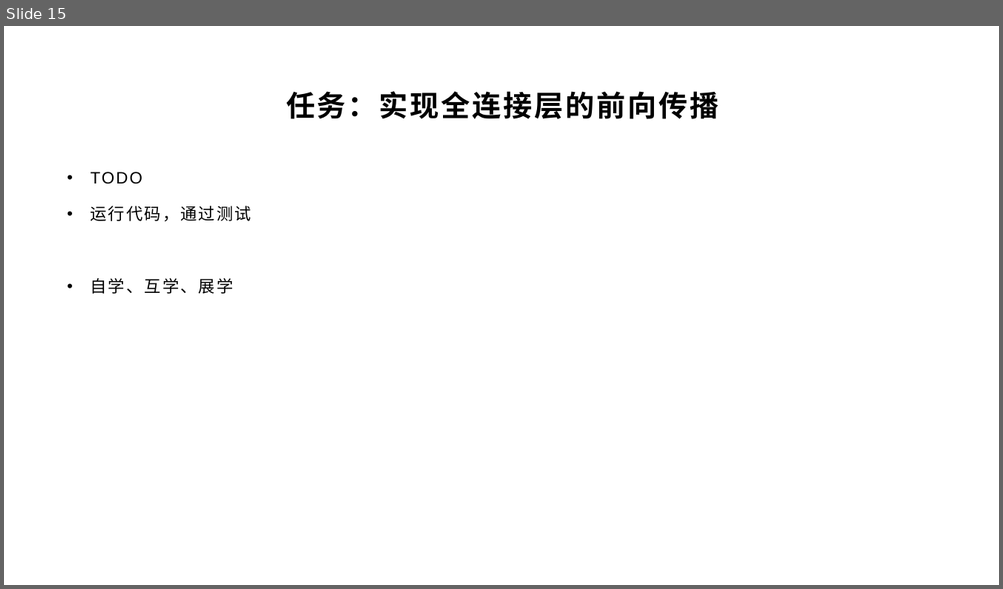
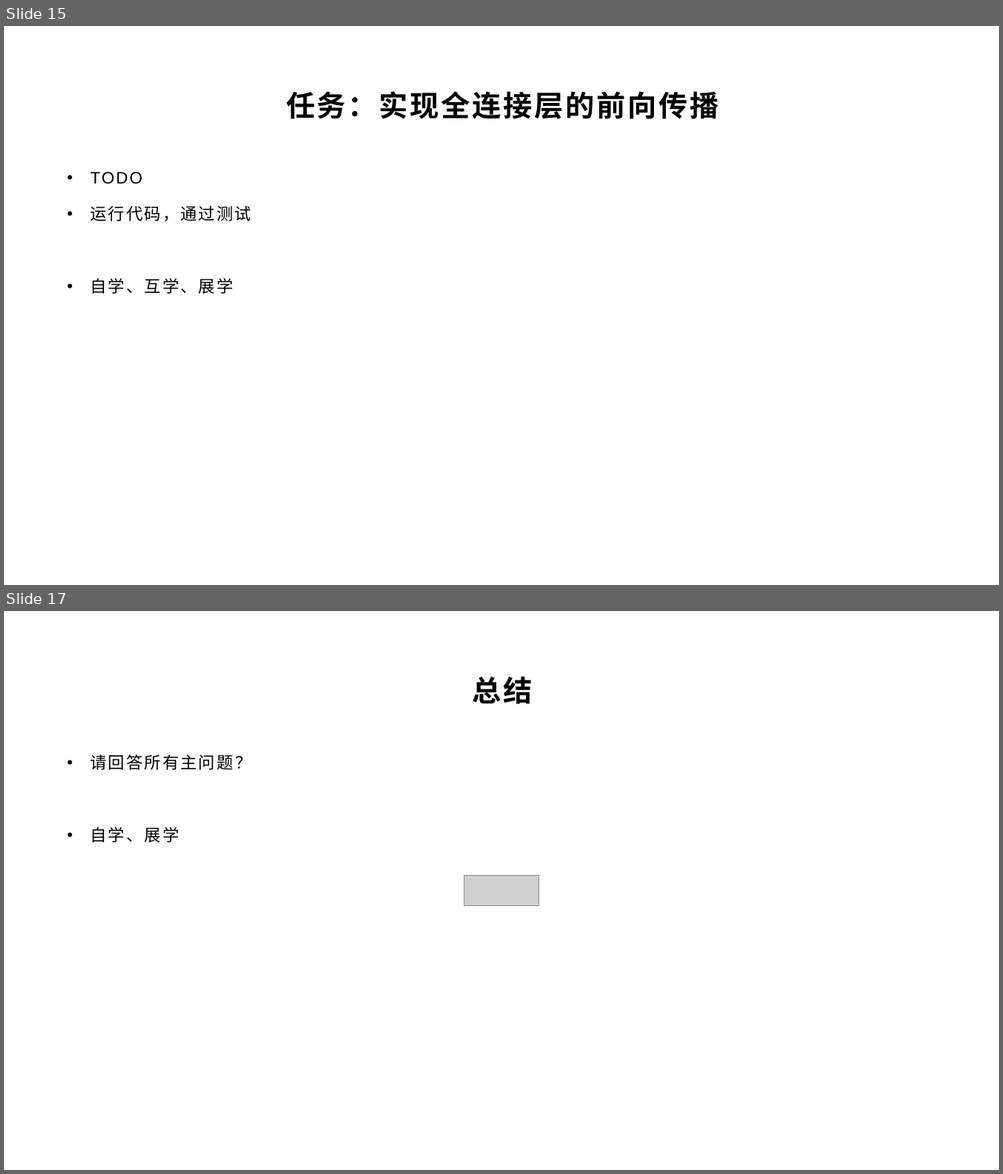
Before and after one commit to yyc-git/DeepLearningEdu, a slide deck: lessons/3_derivation/ppt/全连接层的前向和后向传播推导.pptx. Shown one above the other, each under a label of ours: slide 15 before the commit, slides 15 and 17 after it; the slides between them are not shown. The pictures are 1003x589 and 1003x1174 pixels, drawn with LibreOffice and Linux fonts; fonts in the diff are those of the drawing; grey boxes stand for pictures; background and template pictures are left out. Boxes give left, top, right and bottom in pixels: in the first picture for what was removed or moved away, otherwise in the second. Text is boxed around its words. In the diff, an @@ line names an element or a change of style, - is before the commit and + after.

```diff
--- a/lessons/3_derivation/ppt/全连接层的前向和后向传播推导.pptx
+++ b/lessons/3_derivation/ppt/全连接层的前向和后向传播推导.pptx
@@ slide 17 added at [4, 611, 999, 1170], background picture (left out) @@
@@ title added at [472, 676, 532, 704], 28 pt, text #000000, bold @@
+总结
@@ text added at [91, 755, 233, 843], 16 pt, text #000000 @@
+• 请回答所有主问题？
+• 自学、展学
@@ picture added at [464, 876, 539, 906] @@
```
Also in this commit, not shown: 4 slides changed, 3 other slides added, 32 other files.
